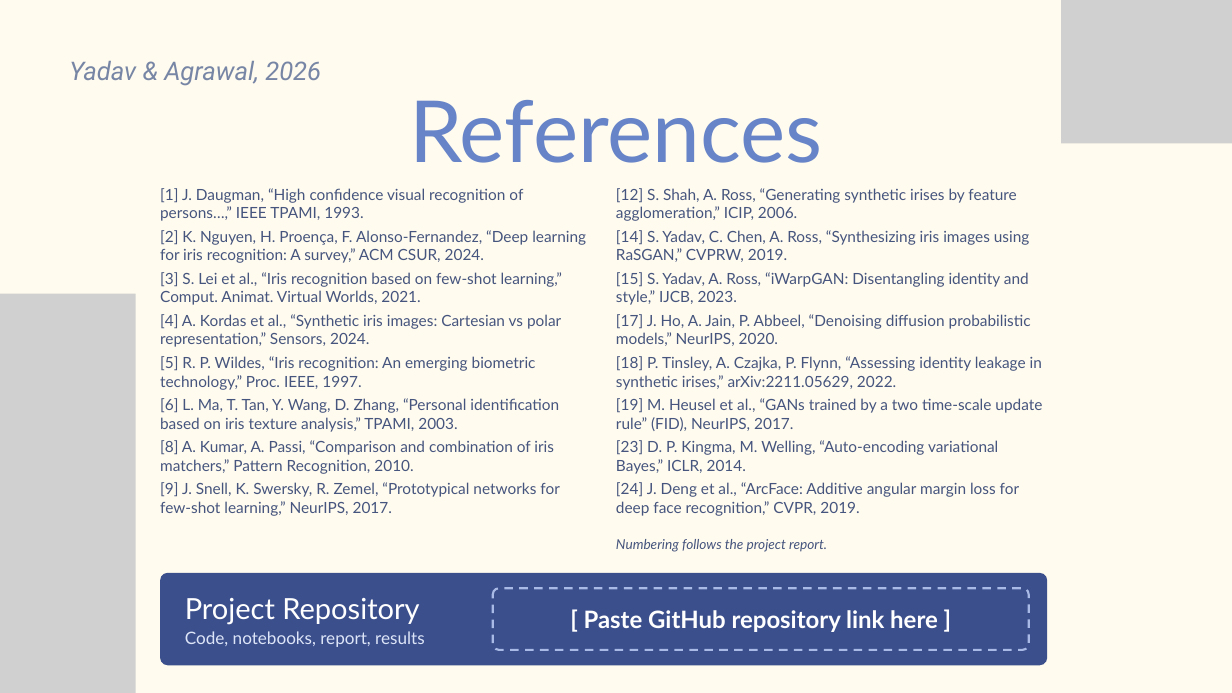
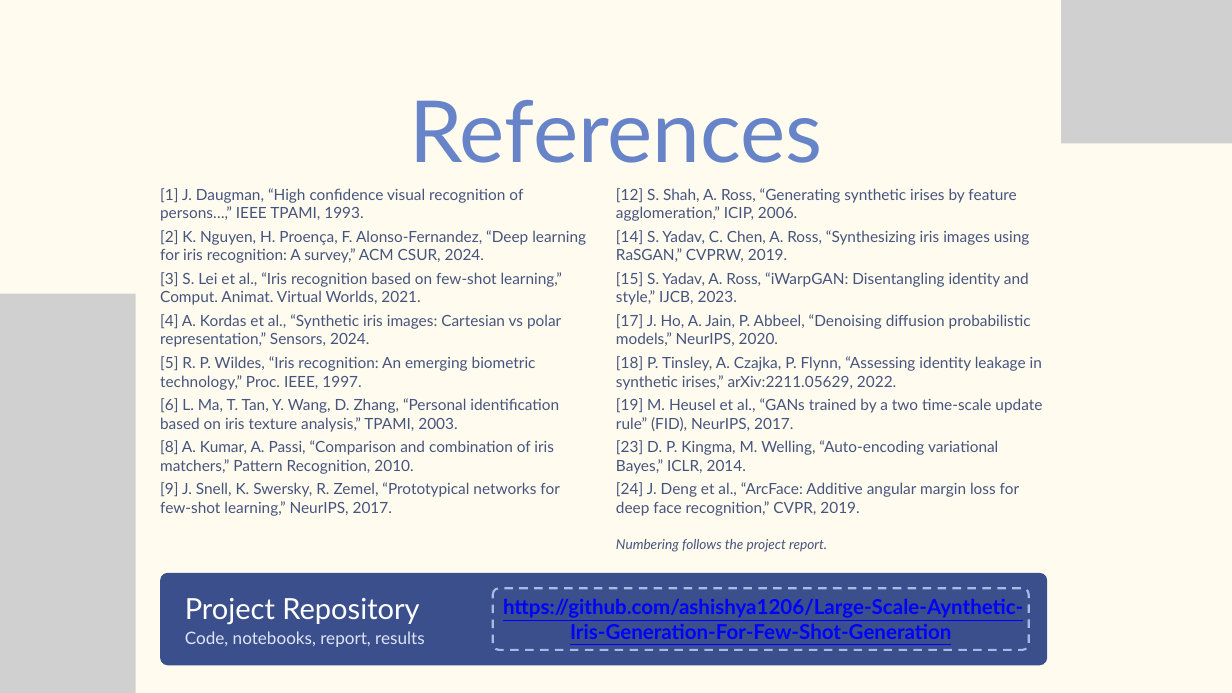
Before and after one commit to ashishya1206/Large-Scale-Aynthetic-Iris-Generation-For-Few-Shot-Generation, a slide deck: slide 10 of Docs/Group no. 24 Project Presentation.pptx. Drawn at 1232x693 pixels with LibreOffice and Linux fonts; fonts in the diff are those of the drawing; grey boxes stand for pictures. Boxes give left, top, right and bottom in pixels: in the first picture for what was removed or moved away, otherwise in the second. Text is boxed around its words. In the diff, an @@ line names an element or a change of style, - is before the commit and + after.

```diff
--- a/Docs/Group no. 24 Project Presentation.pptx
+++ b/Docs/Group no. 24 Project Presentation.pptx
@@ text removed at [69,61,321,86] @@
-Yadav & Agrawal, 2026
@@ text at [503,599,1023,639]: text changed; size 28 to 24 pt; text colour #FFFFFF to #0000FF @@
-[ Paste GitHub repository link here ]
+https://github.com/ashishya1206/Large-Scale-Aynthetic-Iris-Generation-For-Few-Shot-Generation
```
Also in this commit, not shown: 9 other slides changed, 1 other file.
